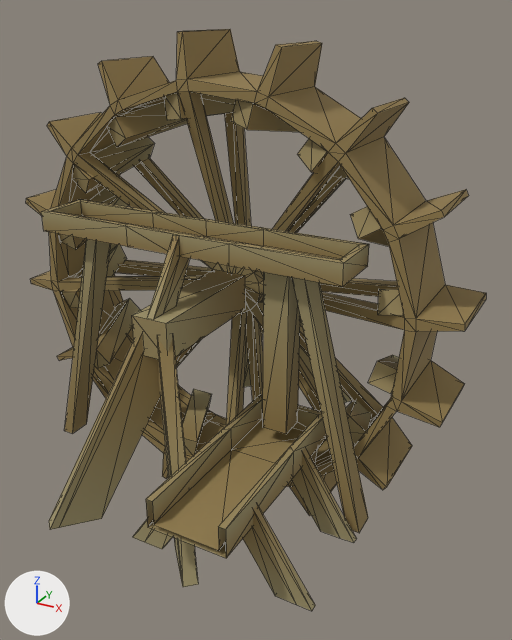
One commit to the glTF model dist/assets/models/water_wheel.glb: the scene before it, then after it.
Camera for both pictures: a camera (50 mm lens) standing at (2.85, -4.93, 4.88) and looking at (-0.55, 1.25, 1.79). Every picture has the same lights, and +X, +Y and +Z are marked at lower left. Mesh edges are drawn as thin lines. Vertices at the same position are counted once.
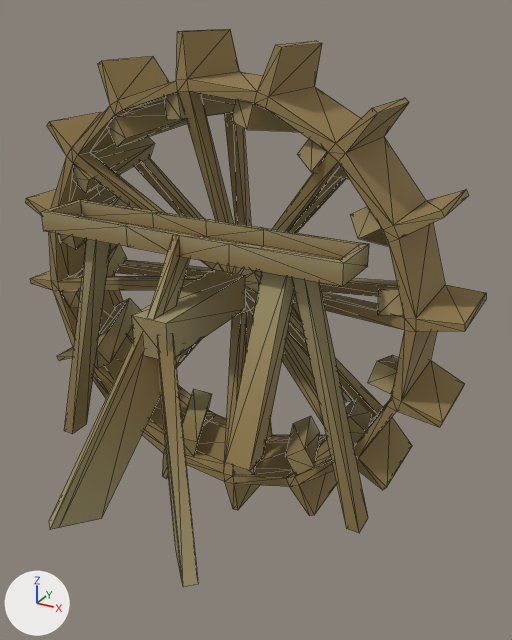
Pixel boxes (x1, y1, x2, y2) of what changed, in the pictures (512 x 640 px; the box of a moved part takes in the faces that stretch with it):
'Cylinder', reshaped: before (26, 29, 486, 611); after (26, 29, 486, 587)
part 1 of me_cylinder, deleted (brown): before (146, 395, 326, 558)
part 2 of me_cylinder, deleted (yellow): before (243, 505, 315, 611)
part 3 of me_cylinder, deleted (yellow): before (292, 448, 357, 543)
part 4 of me_cylinder, deleted (yellow): before (133, 519, 172, 549)
part 5 of me_cylinder, moved or reshaped: before (263, 272, 300, 434); after (225, 272, 295, 471)

What the commit changed:
me_cylinder is used by ob_cylinder; location (0.0, 0.0, 0.0).
Verts and faces of me_cylinder; kept vertices keep their numbers, new ones are numbered from 724.
Before the commit, vertices of me_cylinder: 384 (0.14, 0.64, 0.9) at pixel (286, 434), 385 (-0.13, 0.64, 0.9) at pixel (262, 427), 386 (0.14, 0.91, 0.9) at pixel (297, 421), 387 (-0.13, 0.91, 0.9), 388 (0.14, 0.64, 2.71).
Before the commit, vertices of me_cylinder: 389 (-0.13, 0.64, 2.71), 390 (0.14, 0.91, 2.71), 391 (-0.13, 0.91, 2.71).
me_cylinder had 724 vertices, 1290 faces and spanned x -3.69..1.69, y -1.0..3.22, z -0.69..4.69.
me_cylinder now has 652 vertices, 1206 faces and spans x -3.69..1.69, y -0.84..3.22, z -0.69..4.69.
me_cylinder part 1: the loose piece of 24 vertices spanning x -0.4..0.4, y -1.0..1.07, z 0.7..1.0 is deleted.
me_cylinder part 2: the loose piece of 12 vertices spanning x 0.16..1.0, y -0.54..-0.46, z -0.01..0.92 is deleted.
me_cylinder part 3: the loose piece of 12 vertices spanning x 0.16..1.0, y 0.46..0.54, z -0.01..0.92 is deleted.
me_cylinder part 4: the loose piece of 12 vertices spanning x -1.0..-0.16, y -0.54..-0.46, z -0.01..0.92 is deleted.
Part 5, on me_cylinder:
Vertices deleted: 385, 386 (with the faces that use them).
Vertex 384 moves to (0.14, -0.12, 0.93), pixel (249, 470).
Vertex 387 moves to (-0.13, 0.15, 0.93).
New vertex 724 is at (-0.13, -0.12, 0.93), pixel (225, 462).
New vertex 725 is at (0.14, 0.15, 0.93), pixel (263, 456).
New faces: (387, 724, 389), (384, 388, 724), (388, 389, 724), (384, 725, 390), (387, 391, 725), (390, 725, 391).
New faces: (387, 725, 724), (384, 724, 725).
